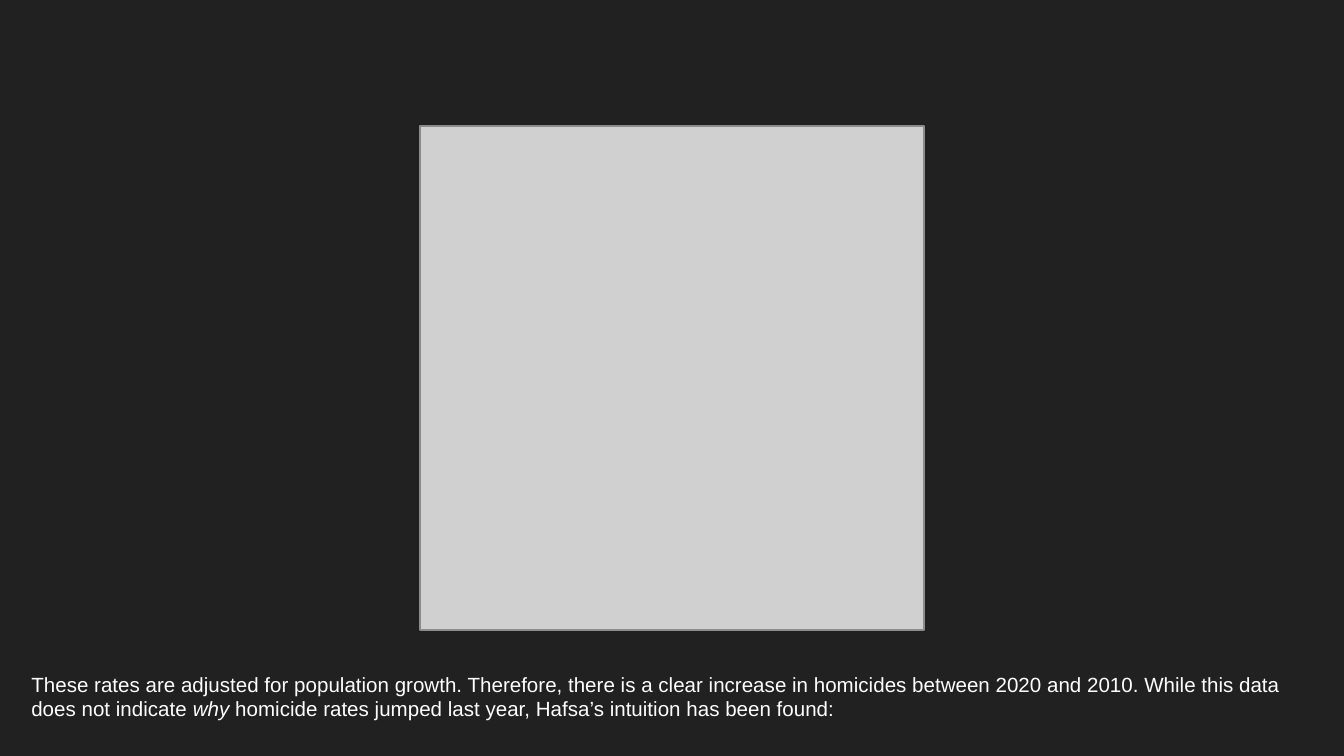
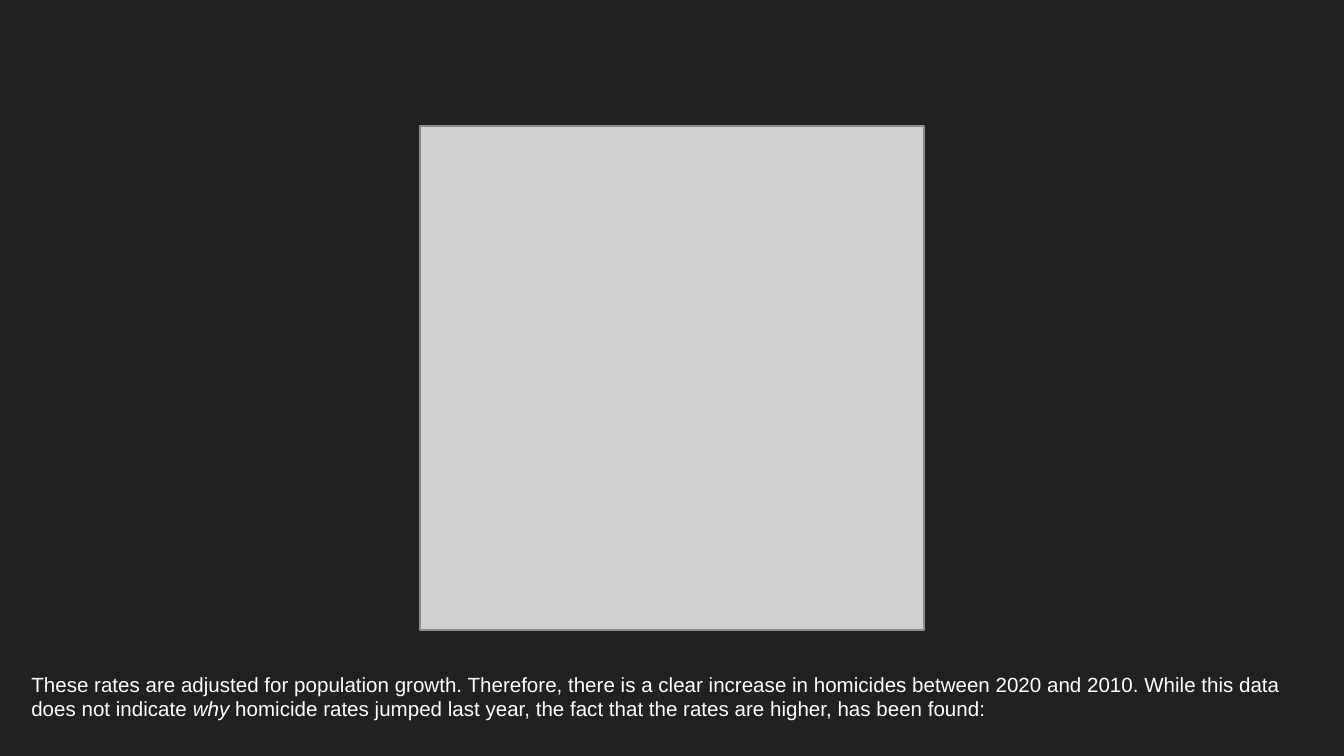
Before and after one commit to N-J-Miller/Project_1, a slide deck: slide 8 of Exploratory Data Analysis.pptx. Drawn at 1344x756 pixels with LibreOffice and Linux fonts; fonts in the diff are those of the drawing; grey boxes stand for pictures. Boxes give left, top, right and bottom in pixels: in the first picture for what was removed or moved away, otherwise in the second. Text is boxed around its words. In the diff, an @@ line names an element or a change of style, - is before the commit and + after.

```diff
--- a/Exploratory Data Analysis.pptx
+++ b/Exploratory Data Analysis.pptx
@@ text at [31,677,1279,721]: text changed @@
-These rates are adjusted for population growth. Therefore, there is a clear increase in homicides between 2020 and 2010. While this data does not indicate why homicide rates jumped last year, Hafsa’s intuition has been found:
+These rates are adjusted for population growth. Therefore, there is a clear increase in homicides between 2020 and 2010. While this data does not indicate why homicide rates jumped last year, the fact that the rates are higher, has been found:
```
Also in this commit, not shown: 3 other slides changed, 3 other files.
